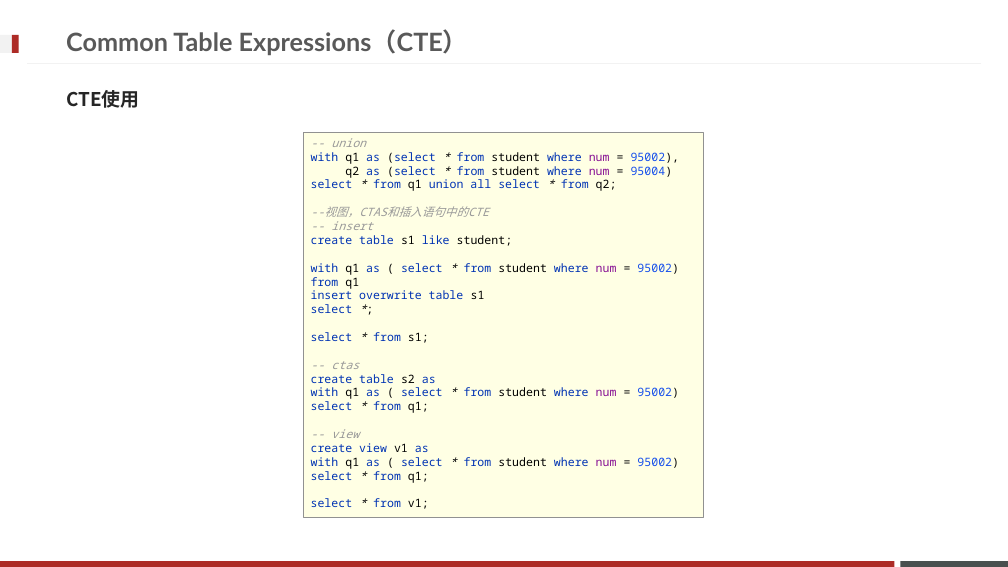
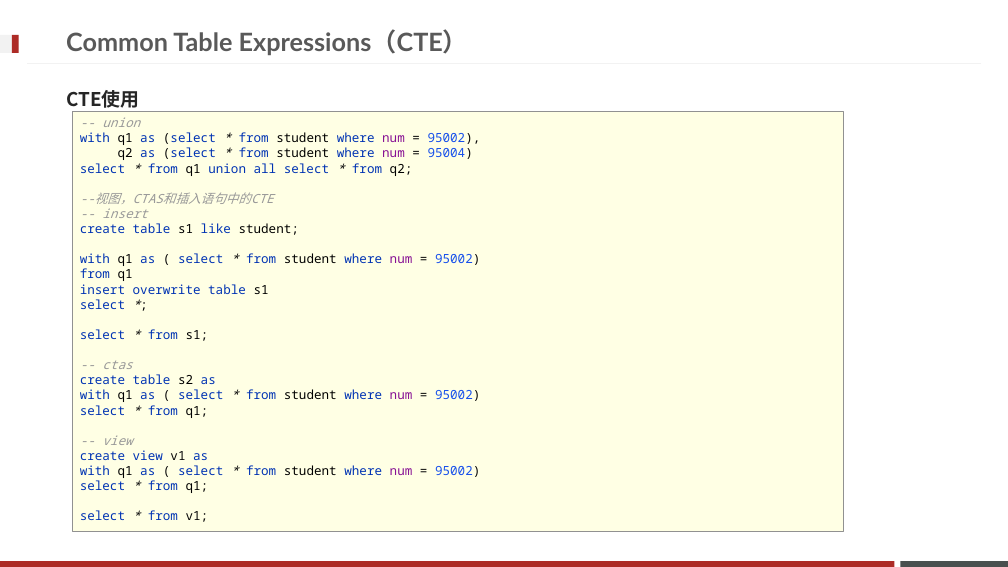
Before and after one commit to Legolas9999/big_data, a slide deck: slide 39 of Hadoop/大数据离线阶段--07.pptx. Drawn at 1008x567 pixels with LibreOffice and Linux fonts; fonts in the diff are those of the drawing; background and template pictures are left out. Boxes give left, top, right and bottom in pixels: in the first picture for what was removed or moved away, otherwise in the second. Text is boxed around its words. In the diff, an @@ line names an element or a change of style, - is before the commit and + after.

```diff
--- a/Hadoop/大数据离线阶段--07.pptx
+++ b/Hadoop/大数据离线阶段--07.pptx
@@ rectangle "-- union with q1 as ...": place and size @@
-rectangle "-- union with q1 as ..." at [303, 132, 703, 518]
+rectangle "-- union with q1 as ..." at [73, 111, 844, 531]
@@ rectangle "-- union with q1 as ..." at [73, 111, 844, 531]: size 11 to 12 pt @@
```
Also in this commit, not shown: 11 other slides changed.
